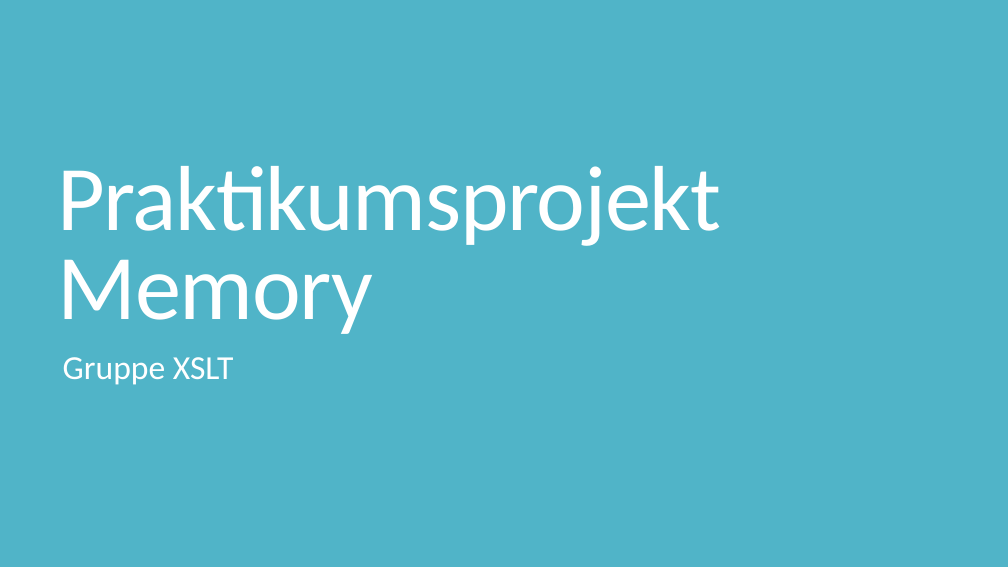
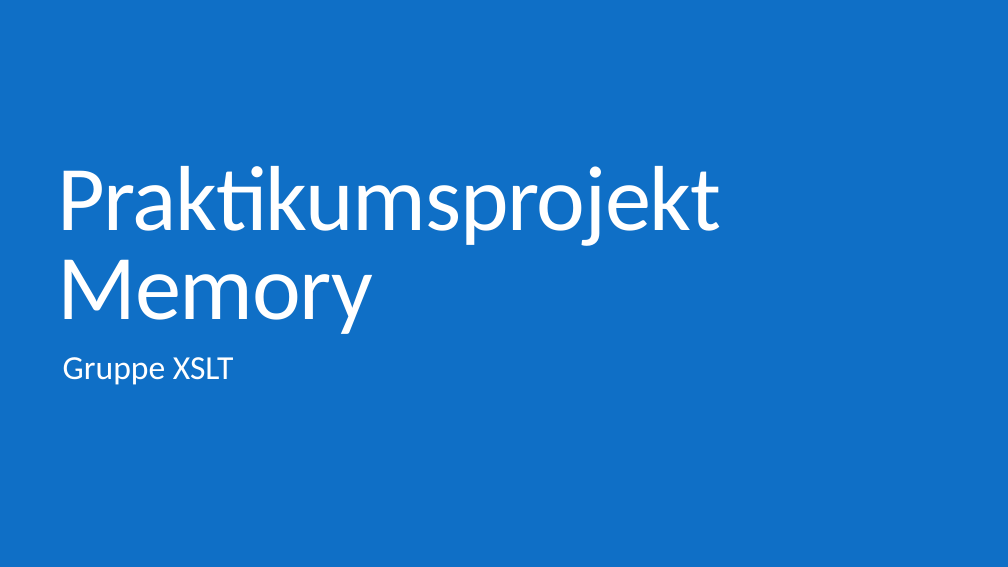
Before and after one commit to fborrmann/memory_game, a slide deck: slide 1 of Memory.pptx. Drawn at 1008x567 pixels with LibreOffice and Linux fonts; fonts in the diff are those of the drawing. Boxes give left, top, right and bottom in pixels: in the first picture for what was removed or moved away, otherwise in the second. Text is boxed around its words. In the diff, an @@ line names an element or a change of style, - is before the commit and + after.

```diff
--- a/Memory.pptx
+++ b/Memory.pptx
@@ background #50B4C8 to #0F6FC6 @@
```
Also in this commit, not shown: 4 other slides changed, 4 slides added.
